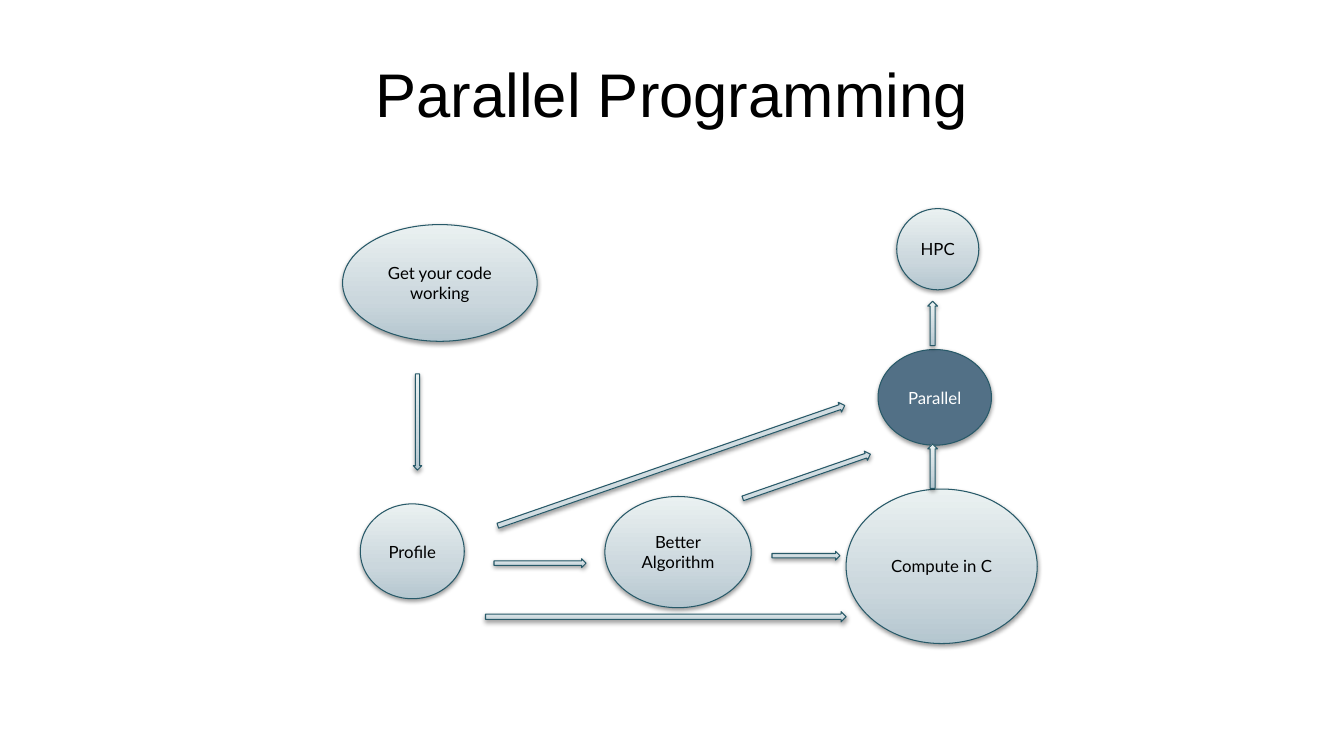
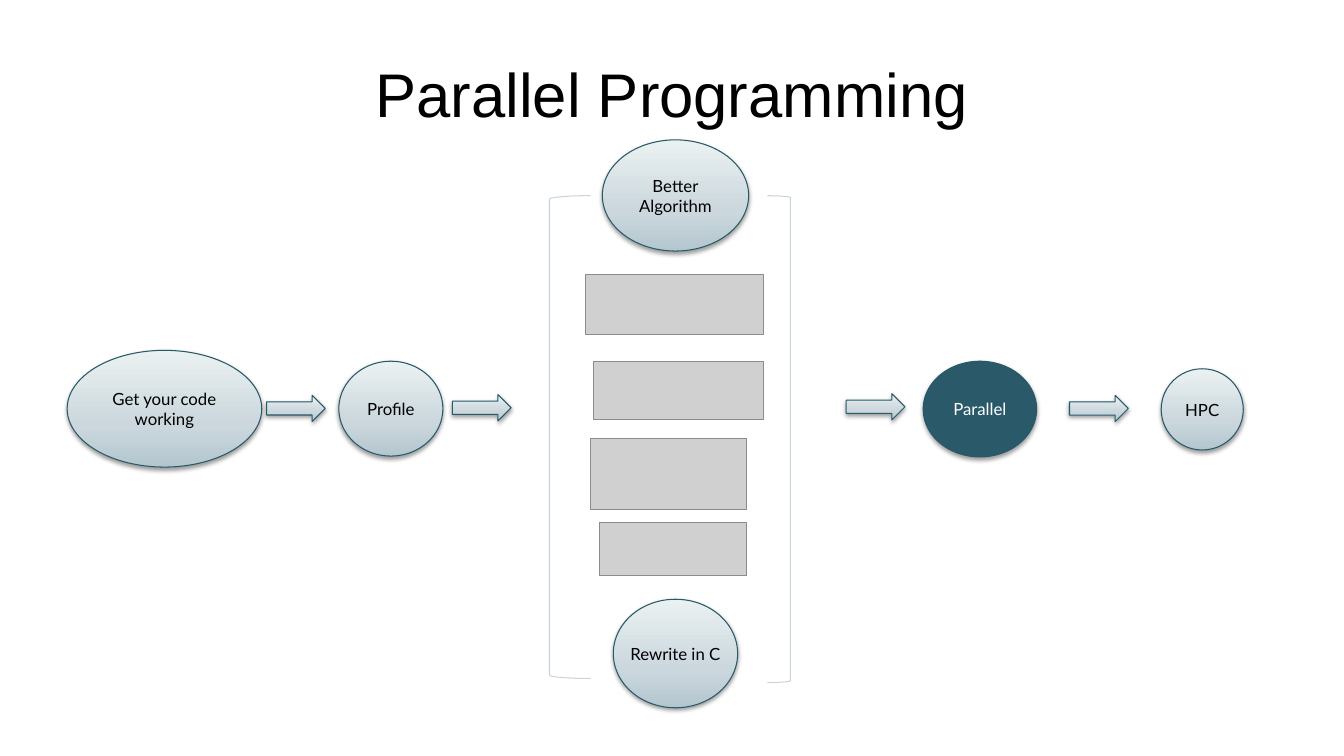
Before and after one commit to nesi/training, a slide deck: slide 15 of otago2014-05/mpi/MPI_in_Python_slides.pptx. Drawn at 1344x756 pixels with LibreOffice and Linux fonts; fonts in the diff are those of the drawing; grey boxes stand for pictures. Boxes give left, top, right and bottom in pixels: in the first picture for what was removed or moved away, otherwise in the second. Text is boxed around its words. In the diff, an @@ line names an element or a change of style, - is before the commit and + after.

```diff
--- a/otago2014-05/mpi/MPI_in_Python_slides.pptx
+++ b/otago2014-05/mpi/MPI_in_Python_slides.pptx
@@ freeform shape "Better": place and size @@
-freeform shape "Better" at (605, 497, 751, 608)
+freeform shape "Better" at (603, 140, 749, 251)
@@ left bracket added at (549, 196, 591, 679), outline #C9D4DD 0.75 pt @@
@@ right bracket added at (767, 196, 790, 683), outline #C9D4DD 0.75 pt @@
@@ picture added at (586, 274, 763, 335) @@
@@ freeform shape "Get your code": place and size @@
-freeform shape "Get your code" at (343, 225, 537, 342)
+freeform shape "Get your code" at (68, 351, 262, 468)
@@ freeform shape "Profile": place and size @@
-freeform shape "Profile" at (360, 504, 464, 599)
+freeform shape "Profile" at (339, 361, 443, 456)
@@ picture added at (594, 361, 763, 419) @@
@@ freeform shape "Parallel": place and size @@
-freeform shape "Parallel" at (878, 350, 992, 446)
+freeform shape "Parallel" at (924, 361, 1037, 457)
@@ freeform shape "Parallel" at (924, 361, 1037, 457): fill #527086 to #2A5A69 @@
@@ freeform shape "HPC": place and size @@
-freeform shape "HPC" at (897, 209, 979, 290)
+freeform shape "HPC" at (1162, 369, 1243, 451)
@@ right arrow added at (266, 395, 325, 421), fill gradient #B5C7D0 to #CBD7DD to #EBF0F3, outline #285968 0.75 pt @@
@@ right arrow added at (453, 395, 511, 421), fill gradient #B5C7D0 to #CBD7DD to #EBF0F3, outline #285968 0.75 pt @@
@@ group removed at (413, 301, 938, 622): 4 right arrows, 2 up arrows, 1 down arrow @@
@@ right arrow at (847, 393, 905, 419): rotation 340 to 0 degrees @@
@@ right arrow added at (1070, 395, 1128, 421), fill gradient #B5C7D0 to #CBD7DD to #EBF0F3, outline #285968 0.75 pt @@
@@ picture added at (591, 439, 747, 509) @@
@@ picture added at (600, 523, 747, 577) @@
@@ freeform shape "Rewrite in C": place and size @@
-freeform shape "Rewrite in C" at (846, 489, 1037, 643)
+freeform shape "Rewrite in C" at (613, 599, 737, 708)
@@ text in freeform shape at (630, 648, 720, 660): text changed @@
-Compute in C
+Rewrite in C
```
Also in this commit, not shown: 13 other slides changed.
